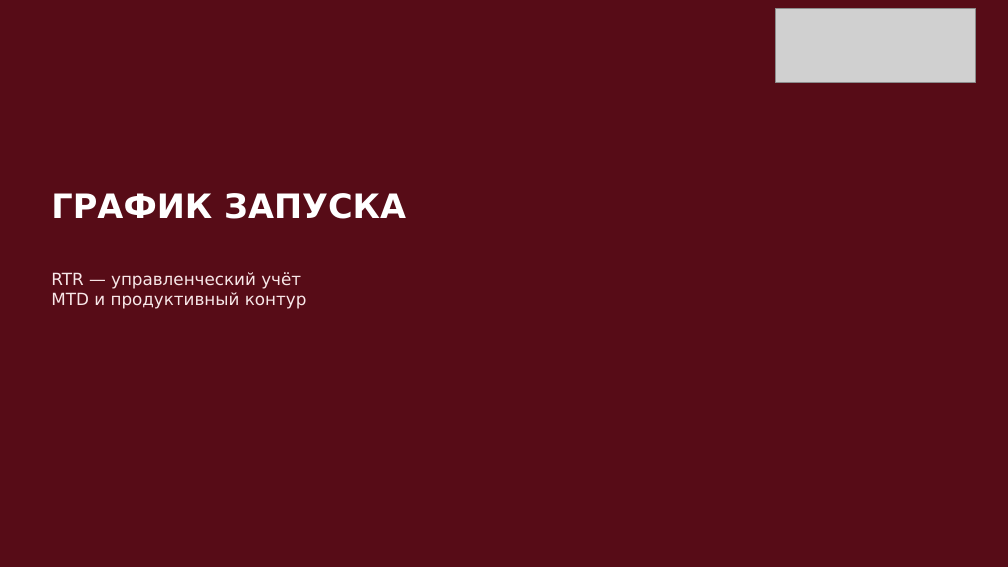
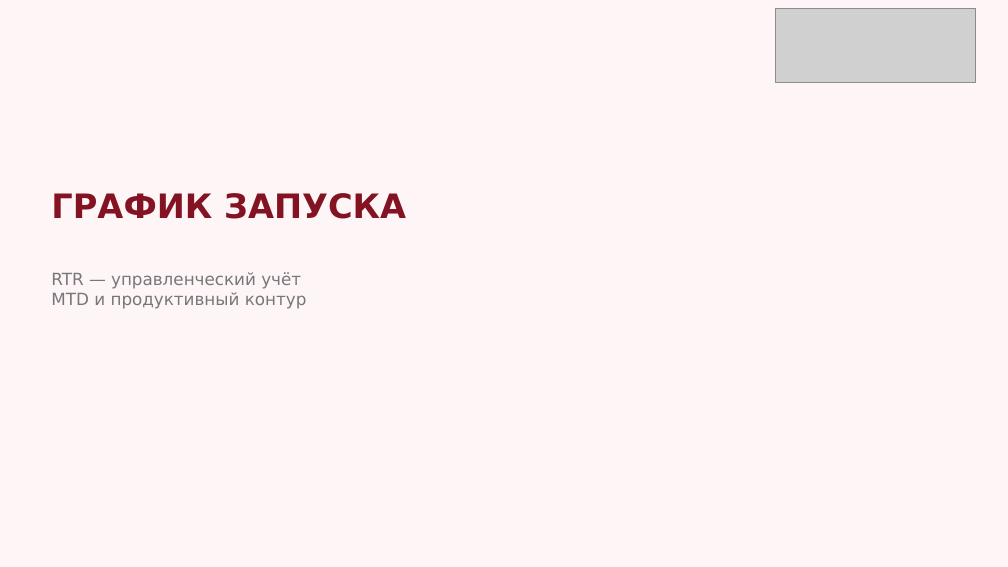
Before and after one commit to sokrat-in-me/pptx, a slide deck: slide 1 of График_запуска_RTR.pptx. Drawn at 1008x567 pixels with LibreOffice and Linux fonts; fonts in the diff are those of the drawing; grey boxes stand for pictures. Boxes give left, top, right and bottom in pixels: in the first picture for what was removed or moved away, otherwise in the second. Text is boxed around its words. In the diff, an @@ line names an element or a change of style, - is before the commit and + after.

```diff
--- a/График_запуска_RTR.pptx
+++ b/График_запуска_RTR.pptx
@@ background #570C17 to #FDF5F6 @@
@@ text "ГРАФИК ЗАПУСКА" at [51, 193, 406, 219]: text colour #FFFFFF to #831223 @@
@@ text "RTR — управленческий учёт MTD ..." at [51, 272, 307, 309]: text colour #F8E7E8 to #77777A @@
```
Also in this commit, not shown: 2 other slides changed, 1 other file.
